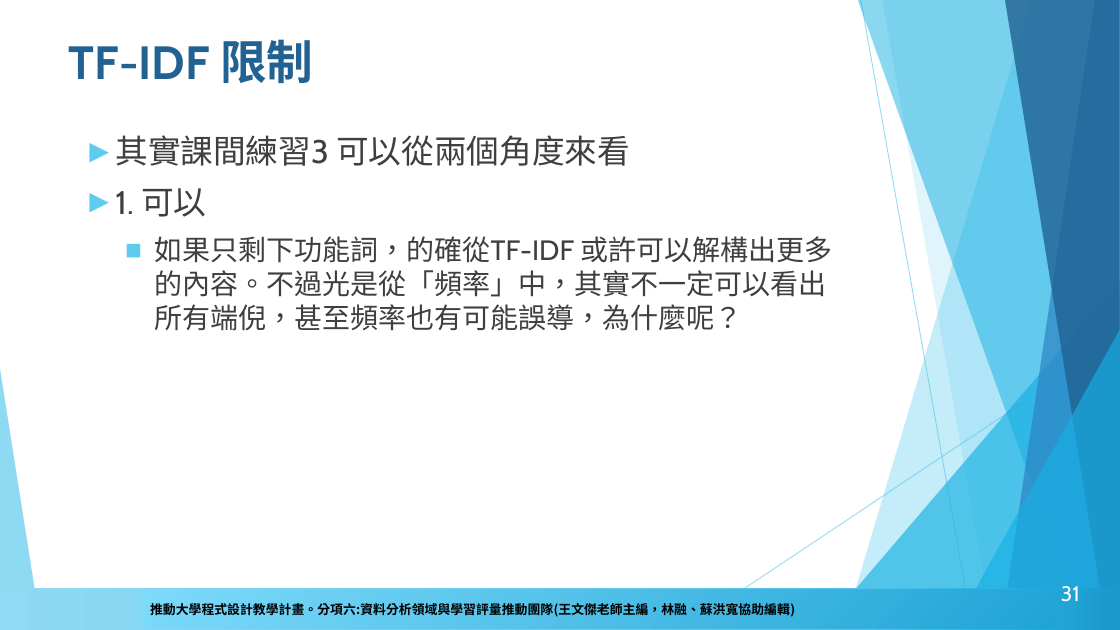
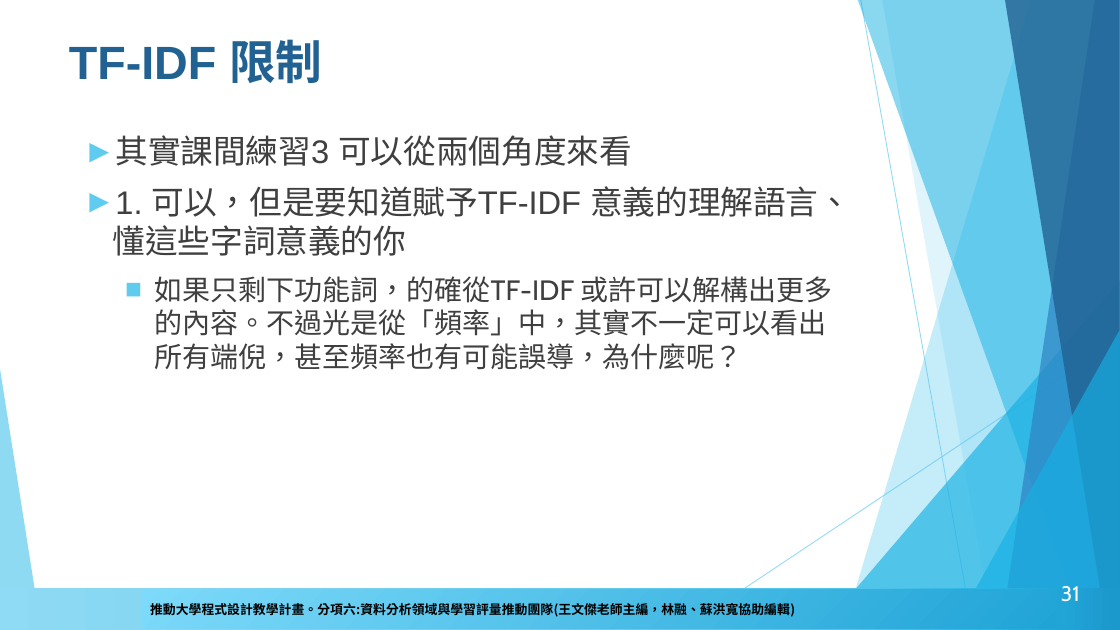
Before and after one commit to howardsukuan/textual-data-analysis-python, a slide deck: slide 31 of week02/文本分析與程式設計Week02.pptx. Drawn at 1120x630 pixels with LibreOffice and Linux fonts; fonts in the diff are those of the drawing; background and template pictures are left out. Boxes give left, top, right and bottom in pixels: in the first picture for what was removed or moved away, otherwise in the second. Text is boxed around its words. In the diff, an @@ line names an element or a change of style, - is before the commit and + after.

```diff
--- a/week02/文本分析與程式設計Week02.pptx
+++ b/week02/文本分析與程式設計Week02.pptx
@@ title "TF-IDF 限制" at <box>69,39,322,83</box>: font Cabin to Arial @@
@@ text at <box>115,135,632,166</box>: font Cabin to Arial in "其實課間練習3 可以從兩個角度來看" @@
@@ text at <box>83,186,851,256</box>: text changed; font Cabin to Arial @@
-► 1. 可以
+► 1. 可以，但是要知道賦予TF-IDF 意義的理解語言、懂這些字詞意義的你
```
Also in this commit, not shown: 21 other slides changed.
